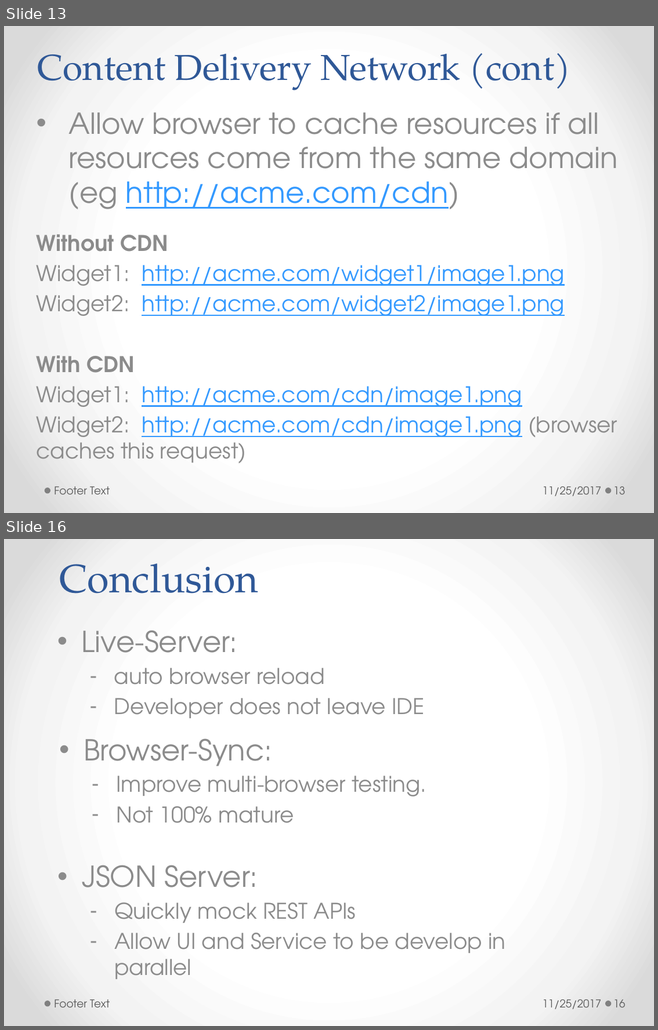
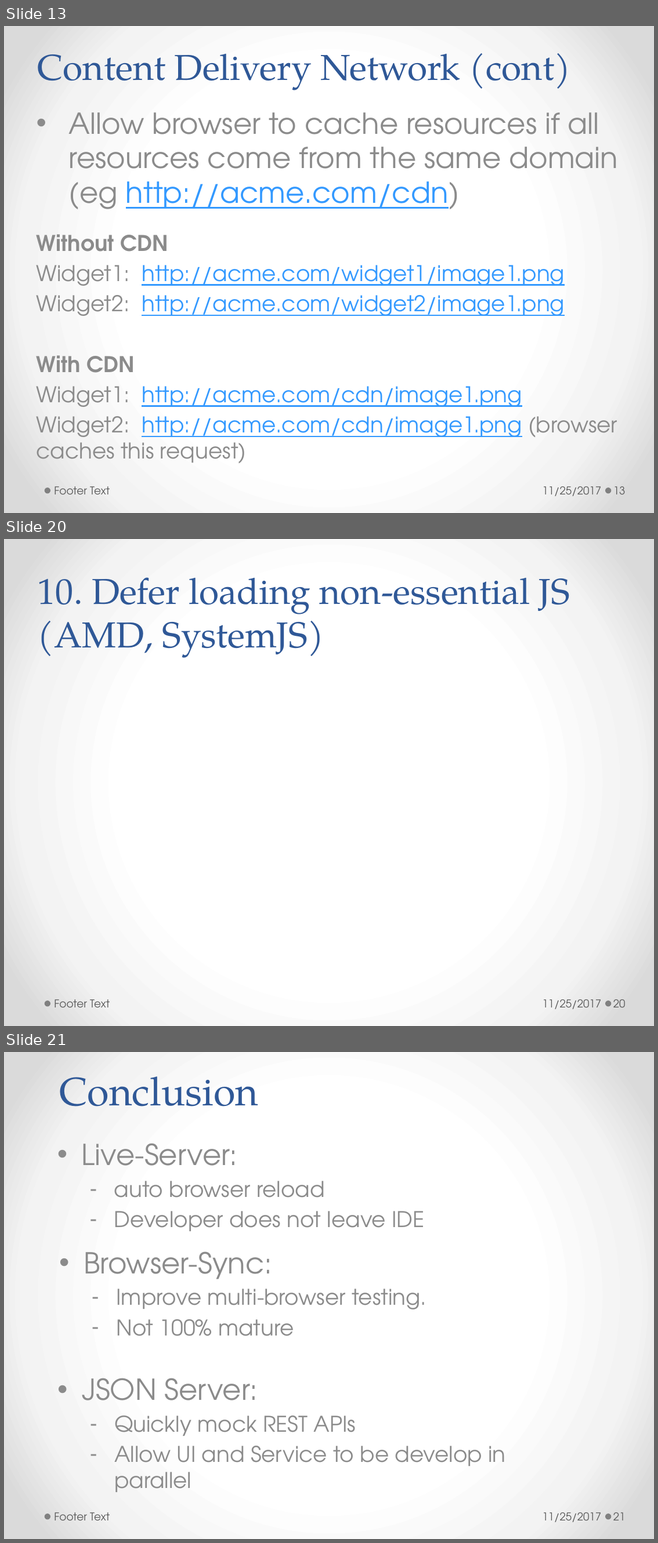
Before and after one commit to h-t-tran/brown, a slide deck: web-pg-performance/webpgperformance.pptx. Shown one above the other, each under a label of ours: slides 13 and 16 before the commit, slides 13, 20 and 21 after it; the slides between them are not shown. The pictures are 658x1030 and 658x1543 pixels, drawn with LibreOffice and Linux fonts; fonts in the diff are those of the drawing. Boxes give left, top, right and bottom in pixels: in the first picture for what was removed or moved away, otherwise in the second. Text is boxed around its words. In the diff, an @@ line names an element or a change of style, - is before the commit and + after.

```diff
--- a/web-pg-performance/webpgperformance.pptx
+++ b/web-pg-performance/webpgperformance.pptx
@@ slide 20 added at bbox=[4, 539, 654, 1026], background gradient #FFFFFF to #F4F4F4 to #DADADA; not listed: 2 template elements that a slide beside it also shows @@
@@ title added at bbox=[38, 577, 570, 658], 40 pt, text #2F5897 @@
+10. Defer loading non-essential JS (AMD, SystemJS)
@@ text added at bbox=[54, 1000, 110, 1008], 12 pt, text #595959 @@
+Footer Text
@@ text added at bbox=[542, 1000, 601, 1009], 12 pt, text #595959 @@
+11/25/2017
@@ page number added at bbox=[613, 1000, 625, 1008], 12 pt, text #595959 @@
+20
@@ what was slide 16 is now slide 21 @@
@@ page number at bbox=[613, 1513, 625, 1521]: text changed @@
-16
+21
```
Also in this commit, not shown: 2 slides changed, 4 other slides added, 1 other file.
